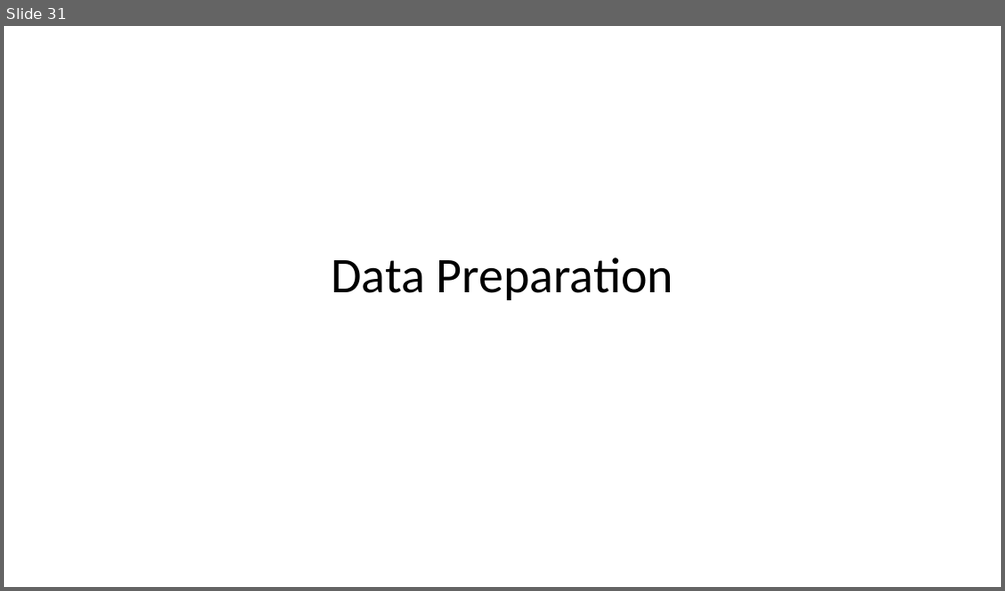
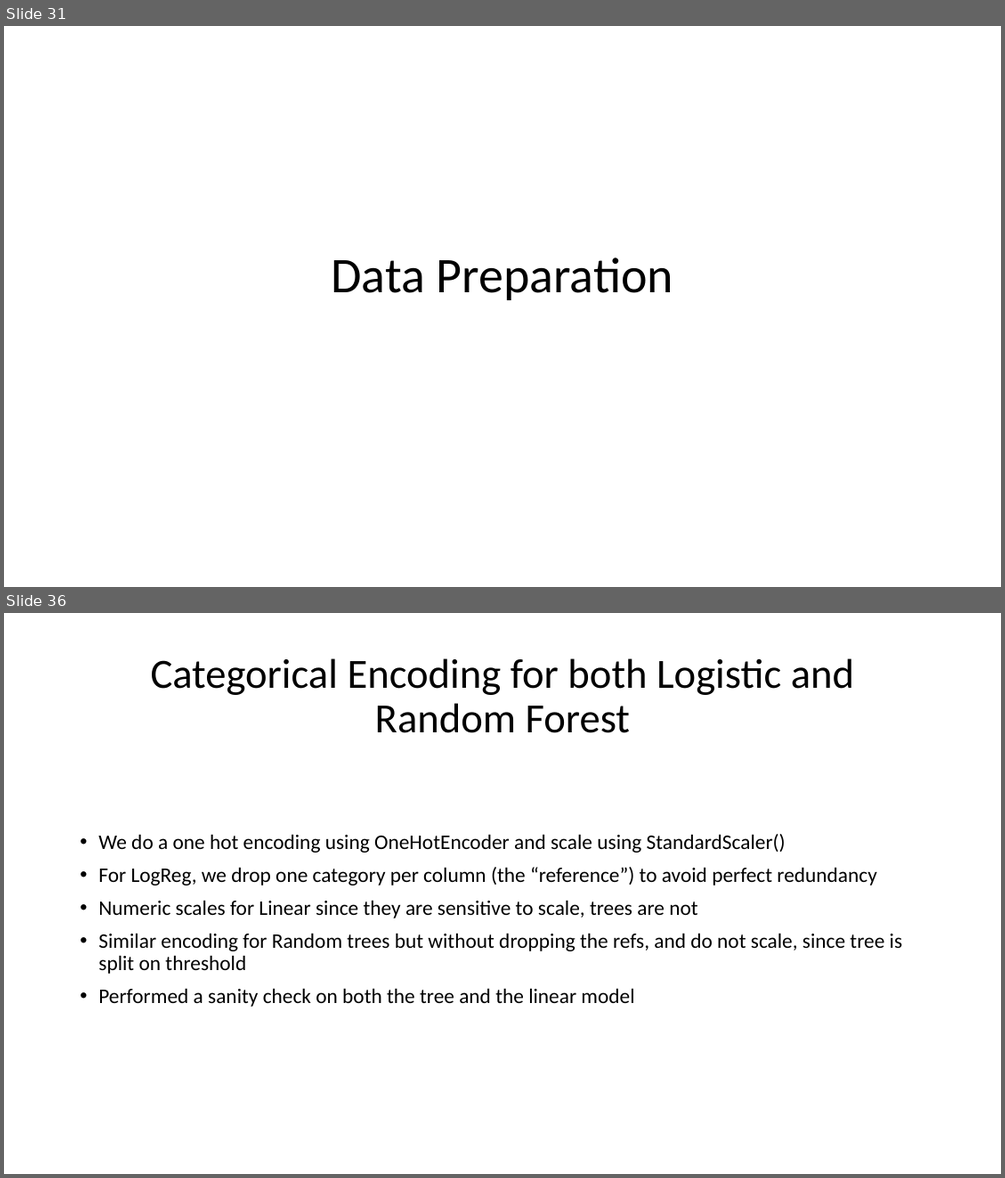
Before and after one commit to anoopungrd/sgh-advanced-analytics-big-data, a slide deck: semester-1/data-mining/project/documentation/Bank Marketing - Term Deposit Subscription.pptx. Shown one above the other, each under a label of ours: slide 31 before the commit, slides 31 and 36 after it; the slides between them are not shown. The pictures are 1005x591 and 1005x1178 pixels, drawn with LibreOffice and Linux fonts; fonts in the diff are those of the drawing. Boxes give left, top, right and bottom in pixels: in the first picture for what was removed or moved away, otherwise in the second. Text is boxed around its words. In the diff, an @@ line names an element or a change of style, - is before the commit and + after.

```diff
--- a/semester-1/data-mining/project/documentation/Bank Marketing - Term Deposit Subscription.pptx
+++ b/semester-1/data-mining/project/documentation/Bank Marketing - Term Deposit Subscription.pptx
@@ slide 36 added at [4,613,1001,1174], background #FFFFFF @@
@@ title added at [151,658,854,733], 40 pt, text #000000 @@
+Categorical Encoding for both Logistic and Random Forest
@@ text added at [98,834,902,1006], 20 pt, text #000000 @@
+• We do a one hot encoding using OneHotEncoder and scale using StandardScaler()
+• For LogReg, we drop one category per column (the “reference”) to avoid perfect redundancy
+• Numeric scales for Linear since they are sensitive to scale, trees are not
+• Similar encoding for Random trees but without dropping the refs, and do not scale, since tree is split on threshold
+• Performed a sanity check on both the tree and the linear model
```
Also in this commit, not shown: 22 slides changed, 19 other slides added, 11 other files.
